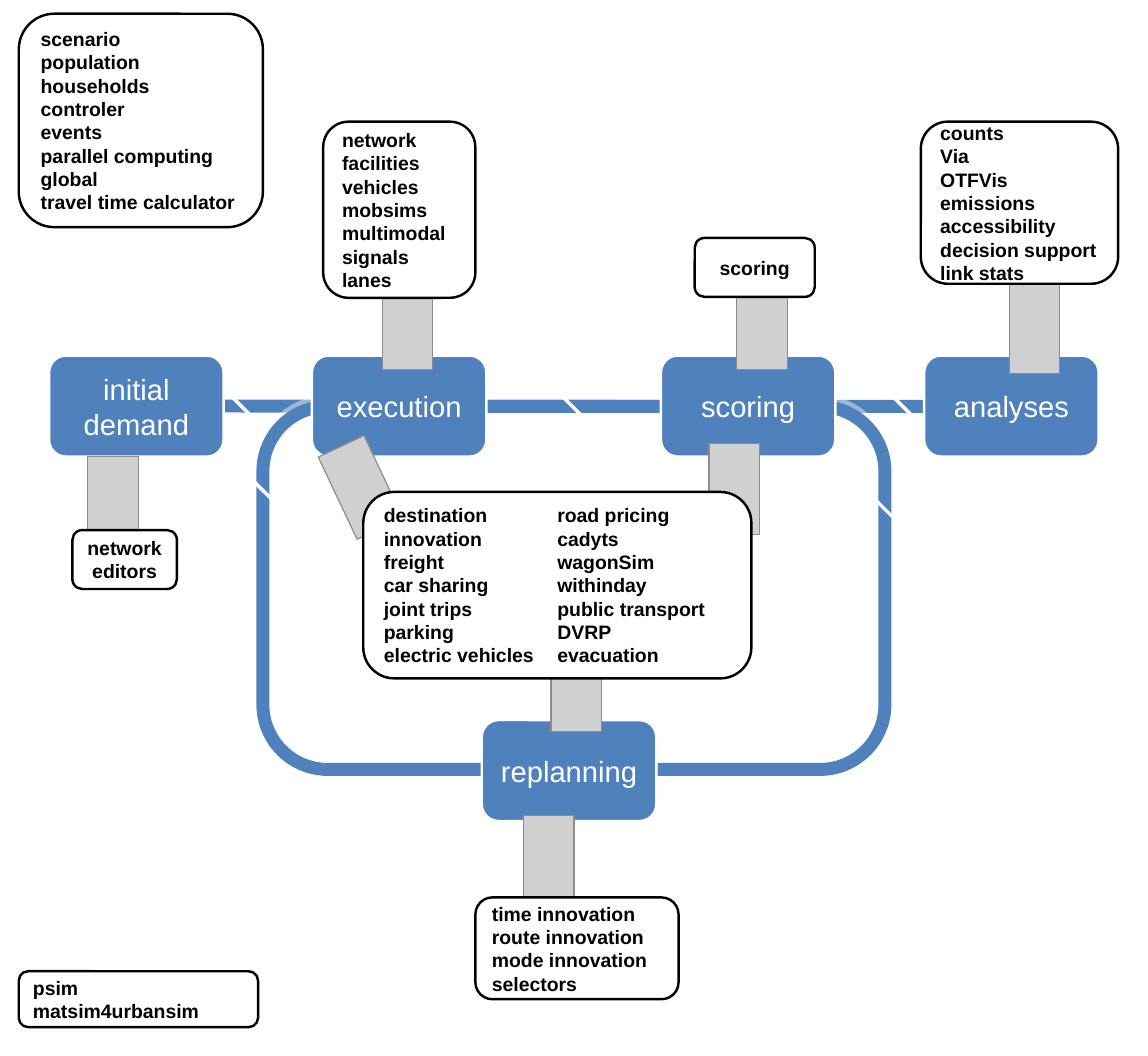
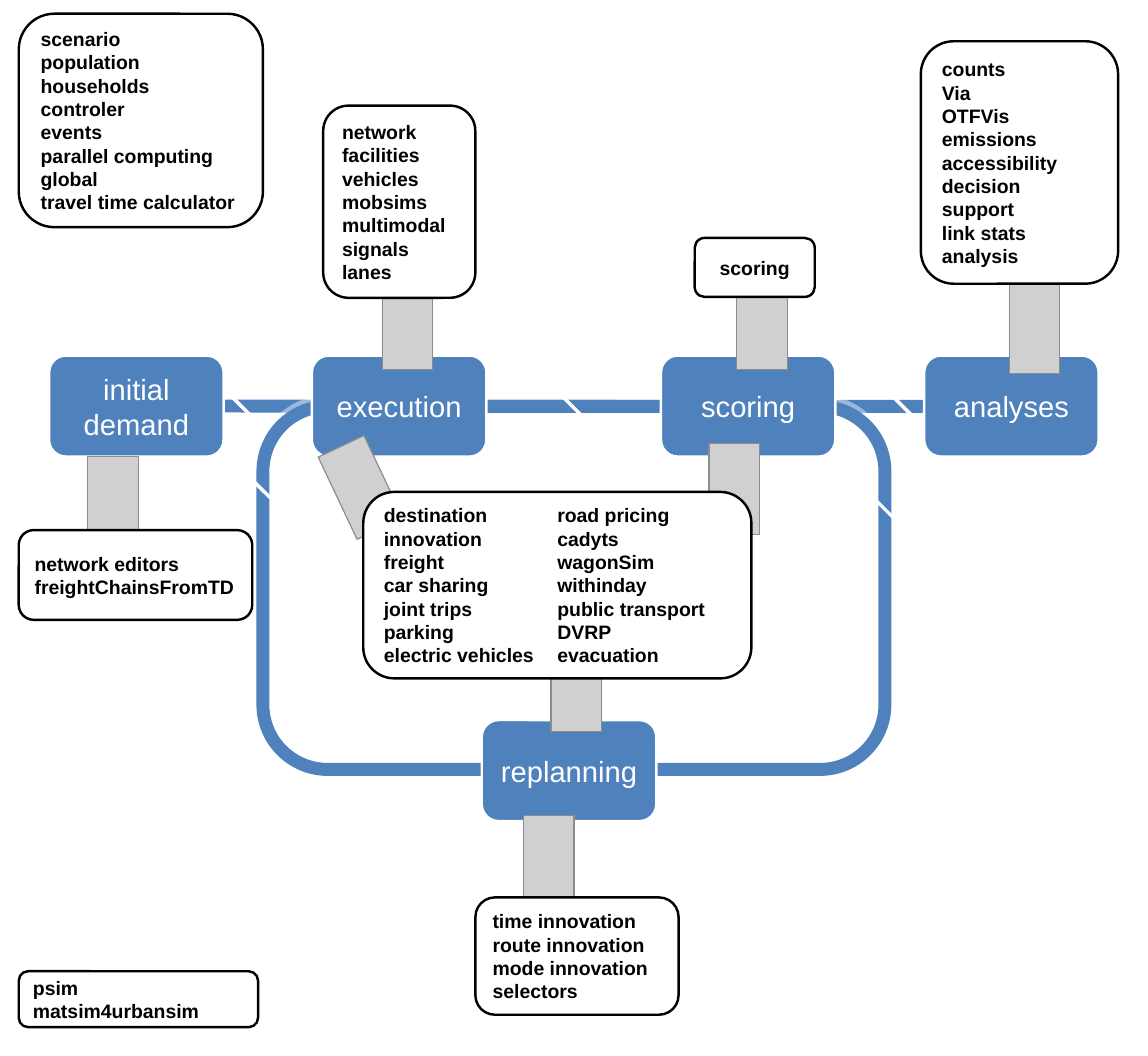
Before and after one commit to sashigurram/book, a slide deck: slide 1 of extending/figures/modules.pptx. Drawn at 1148x1056 pixels with LibreOffice and Linux fonts; fonts in the diff are those of the drawing; grey boxes stand for pictures; background and template pictures are left out. Boxes give left, top, right and bottom in pixels: in the first picture for what was removed or moved away, otherwise in the second. Text is boxed around its words. In the diff, an @@ line names an element or a change of style, - is before the commit and + after.

```diff
--- a/extending/figures/modules.pptx
+++ b/extending/figures/modules.pptx
@@ rounded rectangle "counts": place and size @@
-rounded rectangle "counts" at box(922, 121, 1119, 284)
+rounded rectangle "counts" at box(922, 41, 1119, 284)
@@ rounded rectangle "network": place and size @@
-rounded rectangle "network" at box(323, 121, 475, 298)
+rounded rectangle "network" at box(323, 106, 475, 299)
@@ text in rounded rectangle at box(942, 249, 1019, 267): paragraph added @@
+analysis
@@ rounded rectangle "network editors": place and size @@
-rounded rectangle "network editors" at box(72, 531, 177, 590)
+rounded rectangle "network editors" at box(19, 531, 252, 621)
@@ text in rounded rectangle at box(35, 557, 234, 598): text changed @@
-network
-editors
+network editors
+freightChainsFromTD
@@ rounded rectangle "time innovation": place and size @@
-rounded rectangle "time innovation" at box(476, 898, 679, 1000)
+rounded rectangle "time innovation" at box(476, 898, 679, 1016)
```
Also in this commit, not shown: 1 other file.
